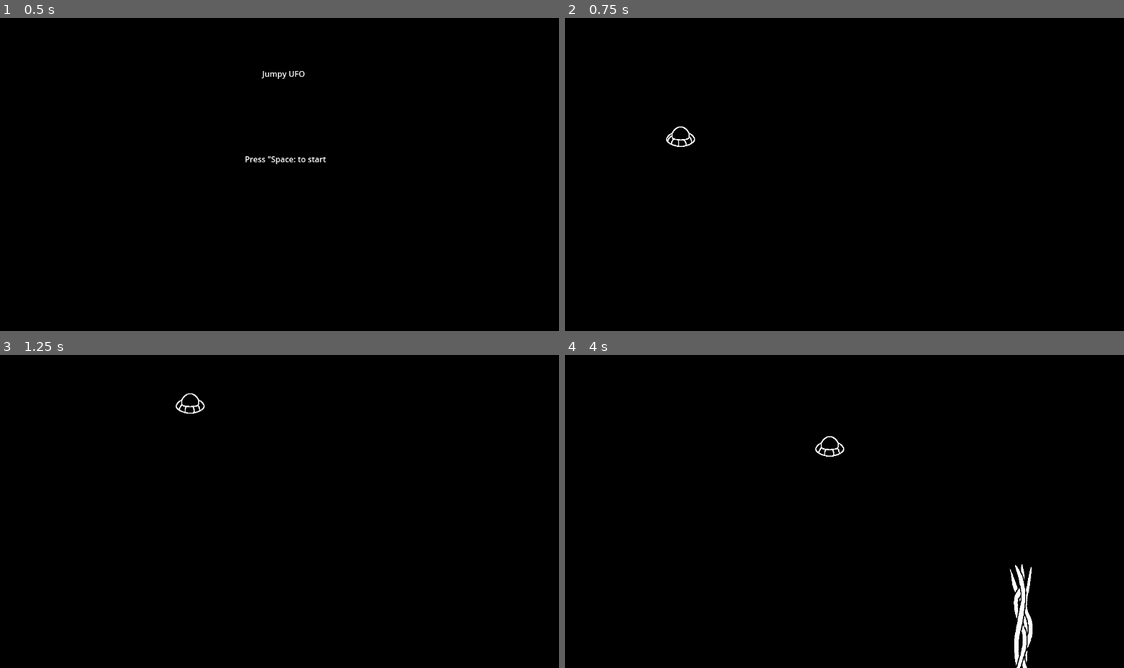
Above: before the commit, frames 1-4 (two rows, left to right).
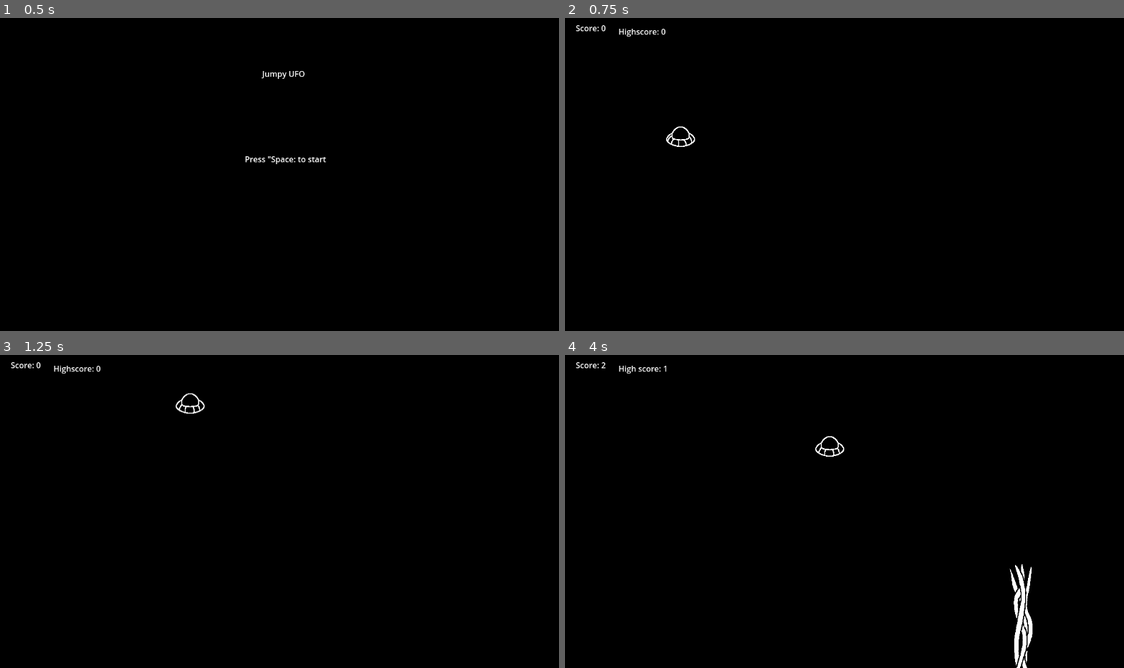
Above: after the commit, the same moments.

Repository: ondhan/jumpy-ufo
Game: Godot game, scene res://scenes/game_scene.tscn
Two runs of this game, one before a commit and one after it. Both use one fixed random seed, a clock stepped at 60 frames per second and the inputs below.
Inputs:
- Up to frame 1 (0.5 s): no input
- Up to frame 2 (0.75 s): tap Space (jump) at 0.5, 0.6 s; hold D (move_right) from 0.53 s (still down)
- Up to frame 3 (1.25 s): keep holding D (move_right); tap Space (jump) at 0.77, 1.07 s
- Up to frame 4 (4 s): release D (move_right) at 1.28 s; hold A (move_left) 1.28-2 s; tap Space (jump) at 1.35, 1.52, 1.82, 2.85, 3.6, 3.77 s; click "Retry" at 2 s; hold D (move_right) from 2.78 s (still down)

Frame 1 is identical in both runs. In frame 2, 0.2% of the frame differs, in the area x 1-18%, y 2-6%; in frame 3, 0.2%; in frame 4, 0.2%.

Commit message:
Update 6 - score and saving
- added score counter, increases with time, and resets on death
- added rudimentary save file system (highscore)

Diff:
--- a/scenes/game_scene.gd
+++ b/scenes/game_scene.gd
@@ -2,12 +2,21 @@
 
 
 @onready var timer_1 = $SpawnManager/Obstacle1Timer
+@onready var score = 0 # current run score
+var highscore = 0 # highest score
+var save_file = { # save file data
+	"highscore": highscore # highest score
+}
+var save_path = "user://jumpyufosav.txt" # path to save files
+const FILE_NAME = "user://game-data.json"
 
 
 # Called when the node enters the scene tree for the first time.
 func _ready() -> void:
 	#timer_1.wait_time = 3.0 # obstacle 1 timing
-	pass
+	load_game()
+	$ScoreLabel.text = str("Score: ", score)
+	$HighScoreLabel.text = str("Highscore: ", highscore)
 
 
 # Called every frame. 'delta' is the elapsed time since the previous frame.
@@ -32,27 +41,29 @@
 	add_child(obstacle)
 
 
+# pauses the game
 func pause_game():
-	print("pausing game")
 	get_tree().paused = true
 	get_node("PauseScreen").show()
 
 
 # upon player hitting an object pauses the game and shows the game over menu
 func game_over():
-	print("game over")
+	if score > highscore:
+		highscore = score
+		$HighScoreLabel.text = str("High score: ", highscore)
+		save_game(highscore)
 	get_tree().paused = true
 	get_node("GameOverScreen").show()
 
 
 # resets the game to the initial state
 func reset_game():
-	print("resetting game")
+	score = 0
 	get_node("Player").position = Vector2(200, 300) # resets player position
 	for obstacle in get_tree().get_nodes_in_group("obstacles"): # deletes all summoned obstacles
 		obstacle.remove_from_group("obstacles")
 		obstacle.queue_free()
-	# reset score after
 
 
 # timer spawning obstacle 1
@@ -60,6 +71,27 @@
 	spawn_obstacle_1()
 
 
+# calls game over when player leaves the screen
 func _on_world_boundaries_body_entered(body: Node2D) -> void:
-	print("world boundary hit")
 	game_over()
+
+
+# timer increasing the current run score
+func _on_score_timer_timeout() -> void:
+	score += 1
+	$ScoreLabel.text = str("Score: ", score)
+
+
+# saving the highest score
+func save_game(highscore):
+	var file = FileAccess.open(save_path,FileAccess.WRITE)
+	file.store_var(highscore)
+
+
+# loading save file
+func load_game():
+	if FileAccess.file_exists(save_path): # if save file found
+		var file = FileAccess.open(save_path, FileAccess.READ)
+		highscore = file.get_var()
+	else: # if save file not found reset highscore
+		highscore = 0
--- a/scenes/game_scene.tscn
+++ b/scenes/game_scene.tscn
@@ -49,6 +49,21 @@
 offset_bottom = 650.0
 color = Color(0, 0, 0, 1)
 
+[node name="ScoreLabel" type="Label" parent="."]
+offset_left = 49.0
+offset_top = 26.0
+offset_right = 89.0
+offset_bottom = 49.0
+
+[node name="ScoreTimer" type="Timer" parent="ScoreLabel"]
+autostart = true
+
+[node name="HighScoreLabel" type="Label" parent="."]
+offset_left = 135.0
+offset_top = 33.0
+offset_right = 175.0
+offset_bottom = 56.0
+
 [node name="SpawnManager" type="Node" parent="."]
 
 [node name="Obstacle1Timer" type="Timer" parent="SpawnManager"]
@@ -189,6 +204,7 @@
 offset_bottom = 442.0
 text = "Exit"
 
+[connection signal="timeout" from="ScoreLabel/ScoreTimer" to="." method="_on_score_timer_timeout"]
 [connection signal="timeout" from="SpawnManager/Obstacle1Timer" to="." method="_on_obstacle_1_timer_timeout"]
 [connection signal="body_entered" from="WorldBoundaries" to="." method="_on_world_boundaries_body_entered"]
 [connection signal="pressed" from="GameOverScreen/RetryButton" to="GameOverScreen" method="_on_retry_button_pressed"]
--- a/scenes/pause_screen.gd
+++ b/scenes/pause_screen.gd
@@ -23,6 +23,7 @@
 	pass
 
 
+# resumes game upon pressing a button
 func _on_resume_button_pressed() -> void:
 	print("resuming on pause menu through button")
 	hide()
@@ -30,6 +31,7 @@
 	is_paused = false
 
 
+# exits game upon pressing a button
 func _on_exit_button_pressed() -> void:
 	print("quitting on pause menu through button")
 	get_tree().quit()
Binary file added: sav.txt
